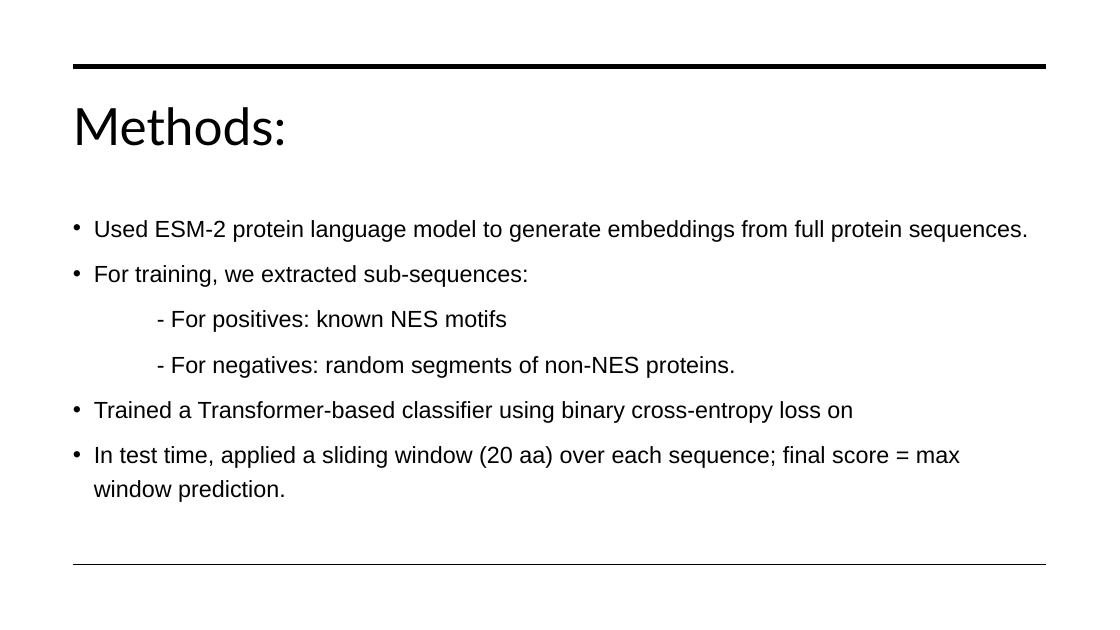
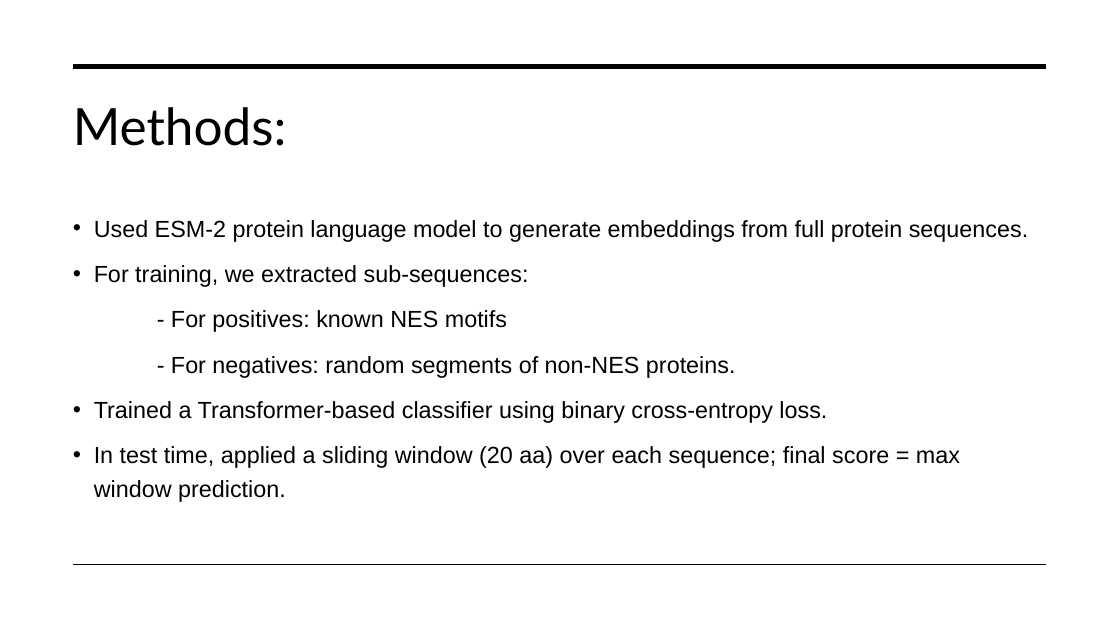
Before and after one commit to shiragelb/Bio-3D-Hackathon-2025, a slide deck: slide 3 of NES-Finder.pptx. Drawn at 1120x630 pixels with LibreOffice and Linux fonts; fonts in the diff are those of the drawing. Boxes give left, top, right and bottom in pixels: in the first picture for what was removed or moved away, otherwise in the second. Text is boxed around its words. In the diff, an @@ line names an element or a change of style, - is before the commit and + after.

```diff
--- a/NES-Finder.pptx
+++ b/NES-Finder.pptx
@@ text at [94, 401, 827, 423]: text changed @@
-• Trained a Transformer-based classifier using binary cross-entropy loss on
+• Trained a Transformer-based classifier using binary cross-entropy loss.
```
Also in this commit, not shown: 3 other slides changed, 1 slide added.
